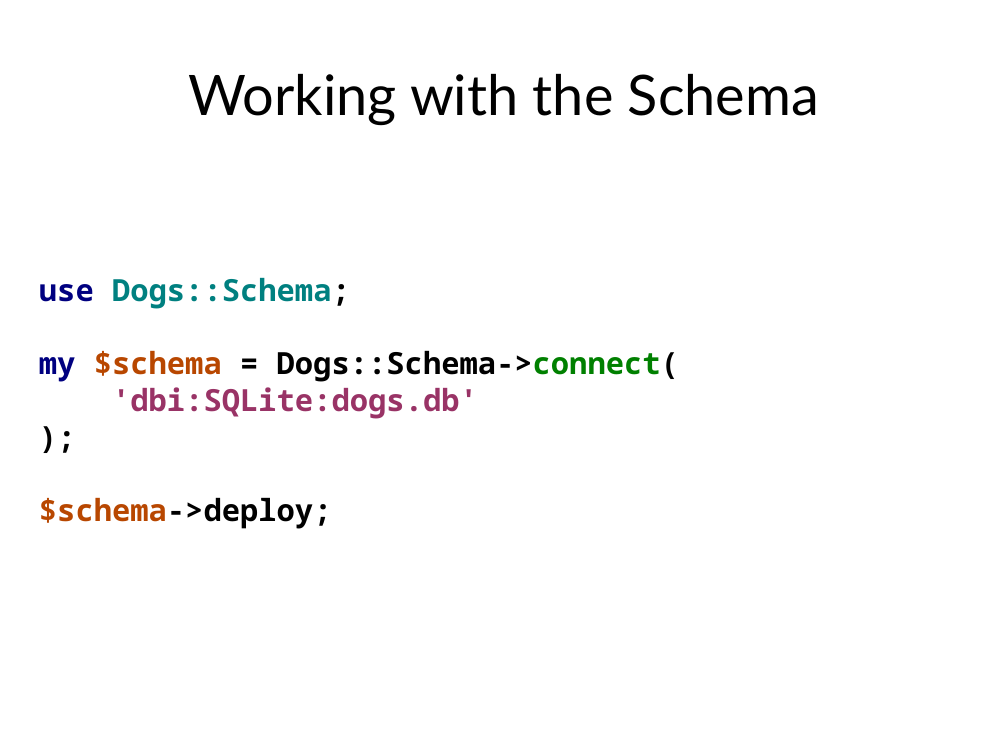
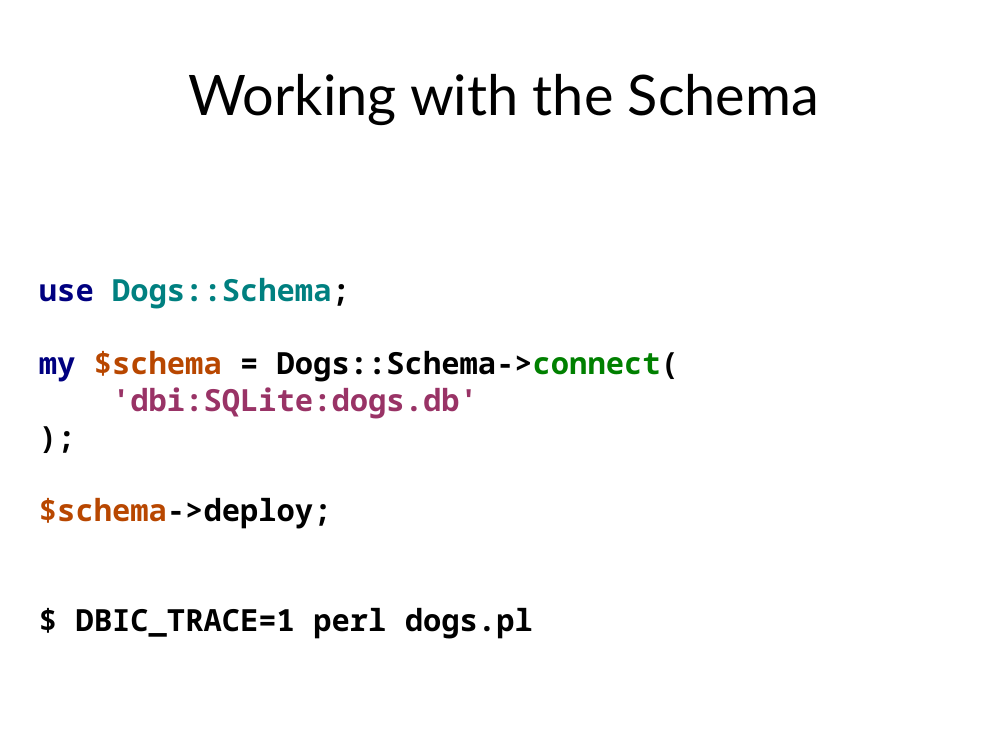
Before and after one commit to erezschatz/Presentation, a slide deck: slide 23 of dbix-class.odp. Drawn at 1008x756 pixels with LibreOffice and Linux fonts; fonts in the diff are those of the drawing. Boxes give left, top, right and bottom in pixels: in the first picture for what was removed or moved away, otherwise in the second. Text is boxed around its words. In the diff, an @@ line names an element or a change of style, - is before the commit and + after.

```diff
--- a/dbix-class.odp
+++ b/dbix-class.odp
@@ text at (x1=76, y1=607, x2=533, y2=639): paragraph added @@
+$ DBIC_TRACE=1 perl dogs.pl
```
Also in this commit, not shown: 1 slide added, 1 slide removed, 3 other files.
